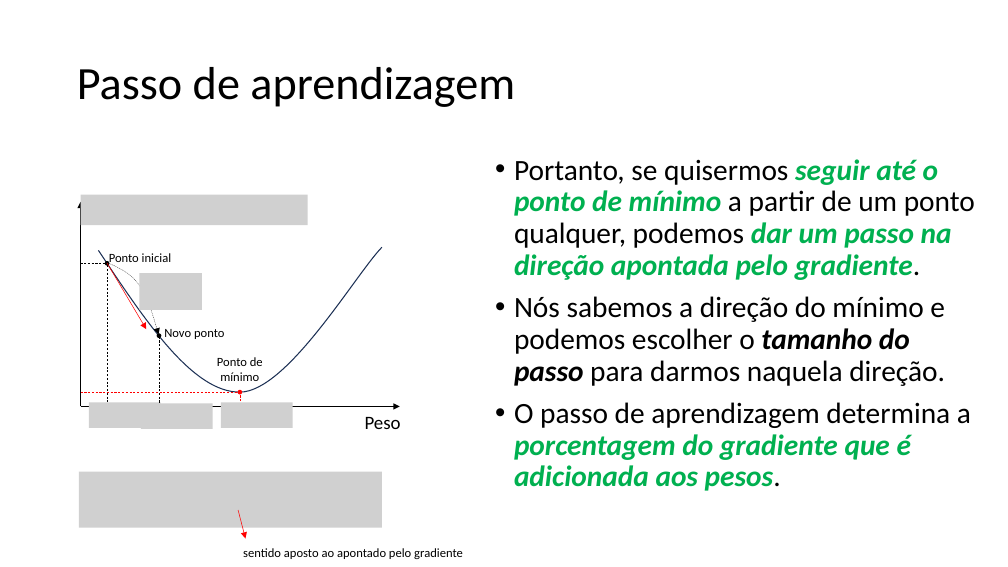
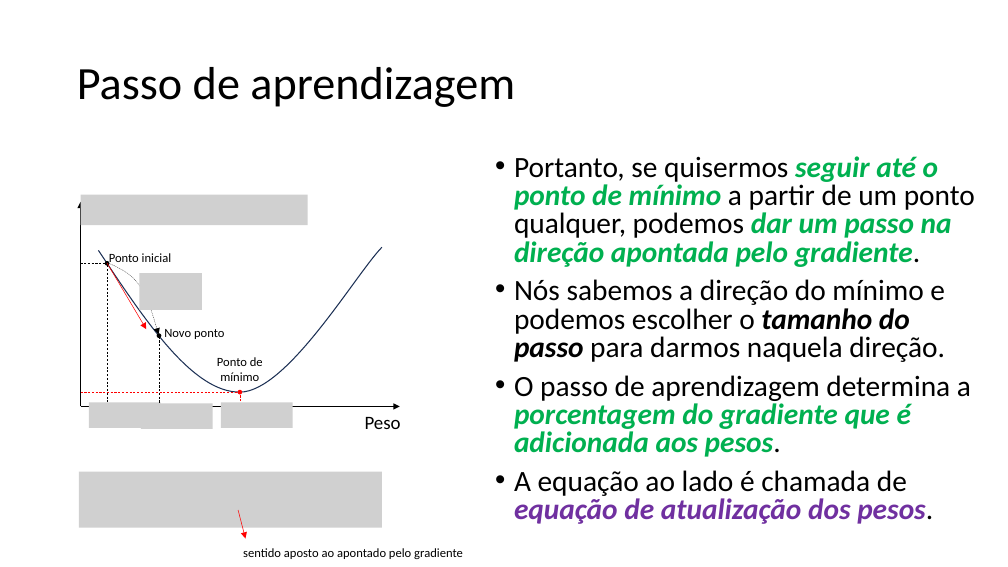
Before and after one commit to zz4fap/tp557-iot-ml, a slide deck: slide 13 of slides/TP557_6_Minimizando_o_erro.pptx. Drawn at 1008x567 pixels with LibreOffice and Linux fonts; fonts in the diff are those of the drawing; grey boxes stand for pictures. Boxes give left, top, right and bottom in pixels: in the first picture for what was removed or moved away, otherwise in the second. Text is boxed around its words. In the diff, an @@ line names an element or a change of style, - is before the commit and + after.

```diff
--- a/slides/TP557_6_Minimizando_o_erro.pptx
+++ b/slides/TP557_6_Minimizando_o_erro.pptx
@@ text at (x1=514, y1=156, x2=975, y2=457): line spacing 0.9 to 0.8 @@
@@ text at (x1=514, y1=470, x2=933, y2=524): paragraph added @@
+• A equação ao lado é chamada de equação de atualização dos pesos.
```
Also in this commit, not shown: 11 other slides changed, 1 slide added, 1 other file.
